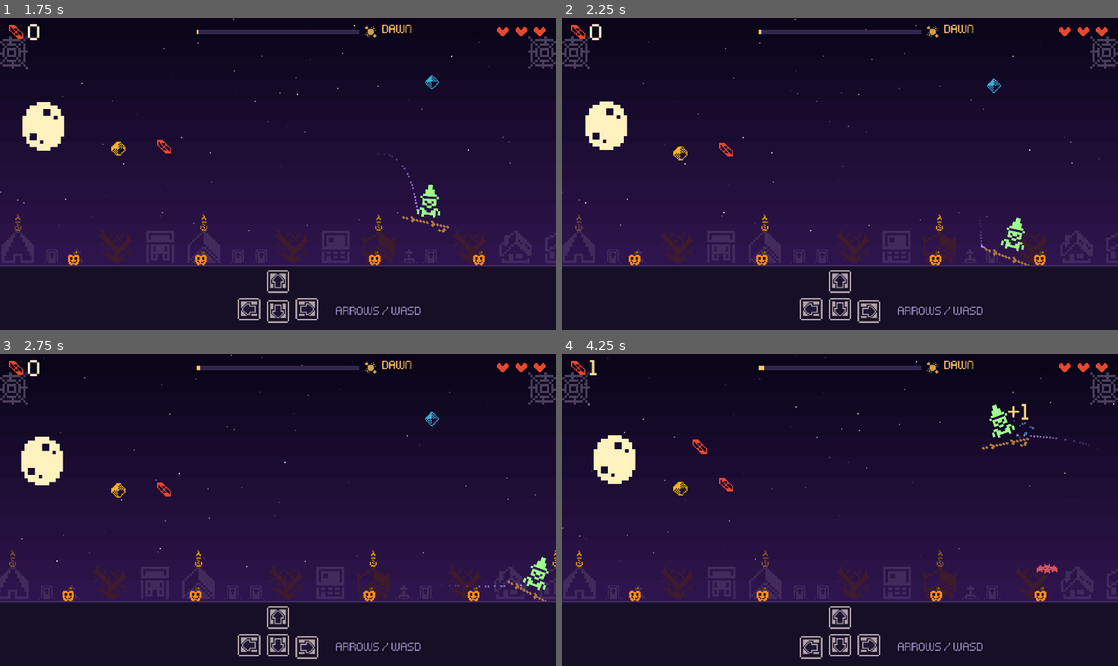
Above: before the commit, frames 1-4 (two rows, left to right).
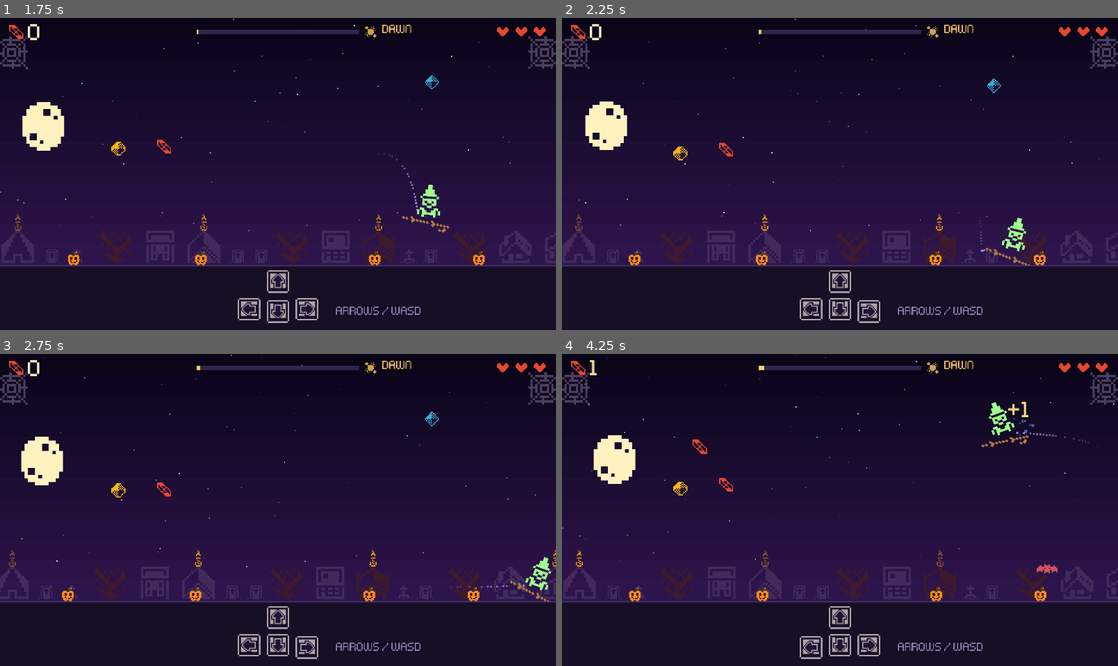
Above: after the commit, the same moments.

Repository: Harindulk/night-broom
Game: Godot game, scene res://main.tscn
Two runs of this game, one before a commit and one after it. Both use one fixed random seed, a clock stepped at 60 frames per second and the inputs below.
Inputs:
- Up to frame 1 (1.75 s): tap Enter at 0.5 s; hold Right 0.53-1.28 s; hold Down from 1.28 s (still down)
- Up to frame 2 (2.25 s): release Down at 2.03 s; hold Right from 2.03 s (still down)
- Up to frame 3 (2.75 s): keep holding Right
- Up to frame 4 (4.25 s): release Right at 2.78 s; hold Up 2.78-3.53 s; hold Left from 3.53 s (still down)

Frame 1 is identical in both runs. In frame 2, 0.2% of the frame differs, in the area x 2-87%, y 7-80%; in frame 3, 0.4%; in frame 4, 0.6%, in the area x 3-95%, y 12-80%.

Commit message:
Judge fixes: music ducks on haunt, HAUNTED! by the witch with a short freeze, 7 s calm after the first pumpkin, walls stop velocity, haunted caps pulse when a pumpkin spawns, no ghost flicker, single dim tween

Diff:
--- a/main.gd
+++ b/main.gd
@@ -424,6 +424,7 @@
 	pumpkin_timer = 4.0
 	first_haunt_done = false
 	first_pumpkin_done = false
+	if _dim_tw: _dim_tw.kill()
 	dim_play.color.a = 0.0
 	for a in ambient:
 		a.node.queue_free()
@@ -447,6 +448,7 @@
 	lbl_end_title.label_settings.font_size = 32 if did_win else 24
 	lbl_end_score.text = "candy %d     best %d" % [candy, best]
 	end_box.visible = true
+	if _dim_tw: _dim_tw.kill()
 	dim_play.color.a = 0.0
 	if did_win:
 		play("dawn")
@@ -537,8 +539,10 @@
 		vel += input.normalized() * 950.0 * dt
 	vel = vel.limit_length(150.0)
 	witch.position += vel * dt
-	witch.position.x = clamp(witch.position.x, 10, W - 10)
-	witch.position.y = clamp(witch.position.y, PLAY_TOP, PLAY_BOTTOM)
+	var clamped := witch.position.clamp(Vector2(10, PLAY_TOP), Vector2(W - 10, PLAY_BOTTOM))
+	if clamped.x != witch.position.x: vel.x = 0.0
+	if clamped.y != witch.position.y: vel.y = 0.0
+	witch.position = clamped
 	witch.rotation = lerp(witch.rotation, vel.x / 150.0 * 0.35, 10 * dt)
 	witch_body.position.y = -3 + sin(t * 6.0) * 0.8
 	witch_body.flip_h = vel.x < -5 if abs(vel.x) > 5 else witch_body.flip_h
@@ -680,6 +684,11 @@
 				ptr.z_index = 4
 				ptr.scale = Vector2(1.6, 1.6)
 			pumpkins.append({"node": s, "life": 12.0 if first else 9.0, "ptr": ptr, "tag": tag, "toff": toff})
+			for k in 4:  # tie the pumpkin to the keys it frees
+				if key_caps[k].haunt > 0:
+					var ct := create_tween()
+					ct.tween_property(key_caps[k].cap, "scale", Vector2(1.6, 1.6), 0.1)
+					ct.tween_property(key_caps[k].cap, "scale", Vector2.ONE, 0.3).set_trans(Tween.TRANS_BACK).set_ease(Tween.EASE_OUT)
 	for p in pumpkins.duplicate():
 		p.life -= dt
 		p.node.rotation = sin(t * 5) * 0.15
@@ -713,6 +722,7 @@
 			for k in 4:
 				if key_caps[k].haunt > 0:
 					_unhaunt(k, true)
+			haunt_timer = maxf(haunt_timer, 7.0 if t < 30.0 else 4.0)
 			p.node.queue_free()
 			_refresh_hud()
 		elif p.life <= 0:
@@ -766,7 +776,7 @@
 	var d1 := 1.1 if first else 0.55
 	var d2 := 0.8 if first else 0.5
 	if first:
-		create_tween().tween_property(dim_play, "color:a", 0.5, 0.5)
+		_dim(0.5, 0.5, 0.0)
 		create_tween().tween_method(func(_v: float):
 			if is_instance_valid(g):
 				particles.append({"p": g.position + Vector2(randf_range(-6, 6), randf_range(-6, 6)), "v": Vector2(0, 15), "life": 0.6, "max": 0.6, "c": C_GHOST, "s": 2.0}),
@@ -808,23 +818,36 @@
 	tw2.tween_property(kc.cap, "scale", Vector2(1.9, 1.9), 0.12).set_ease(Tween.EASE_OUT)
 	tw2.tween_property(kc.cap, "scale", Vector2.ONE, 0.35).set_trans(Tween.TRANS_ELASTIC).set_ease(Tween.EASE_OUT)
 	play("glitch", 0.8)
+	var duck := create_tween().set_ignore_time_scale(true)
+	duck.tween_property(music, "volume_db", -13.0, 0.08)
+	duck.tween_property(music, "volume_db", -5.0, 0.6).set_delay(1.5)
 	burst(KEY_POS[k], C_HAUNT, 14, 70)
 	var hl := label("HAUNTED!", 16, C_HAUNT.lightened(0.3), hud)
-	hl.position = KEY_POS[k] + Vector2(-34, -64 if k == 0 else -88)  # bottom edge ~185, clear of the village (182-214)
+	hl.position = Vector2(clampf(witch.position.x - 34, 4, W - 76), clampf(witch.position.y - 44, 22, PLAY_BOTTOM - 40))
 	var tw3 := create_tween()
 	tw3.tween_property(hl, "position:y", hl.position.y - 10, 1.2).set_ease(Tween.EASE_OUT)
 	tw3.parallel().tween_property(hl, "modulate:a", 0.0, 0.5).set_delay(0.8)
 	tw3.tween_callback(hl.queue_free)
 	shake = minf(shake + 0.45, 1.0)
 	flash(C_HAUNT * Color(1, 1, 1, 0.2), 0.3)
+	if first_haunt_done:
+		hitstop(0.06)
 	kc.ghost.scale = Vector2(1.5, 0.6)
-	create_tween().tween_property(kc.ghost, "scale", Vector2.ONE, 0.35).set_trans(Tween.TRANS_ELASTIC).set_ease(Tween.EASE_OUT)
+	create_tween().tween_property(kc.ghost, "scale", Vector2.ONE, 0.35).set_trans(Tween.TRANS_BACK).set_ease(Tween.EASE_OUT)
 	if not first_haunt_done:
 		first_haunt_done = true
 		pumpkin_timer = 1.5
 		hitstop(1.4, 0.25)  # teach: slow time the first time a key gets possessed
-		create_tween().set_ignore_time_scale(true).tween_property(dim_play, "color:a", 0.0, 0.6).set_delay(2.2)
+		_dim(0.0, 0.6, 2.2)
 		_teach_tip(k, nd)
+
+
+var _dim_tw: Tween
+func _dim(a: float, dur: float, delay: float) -> void:
+	if _dim_tw:
+		_dim_tw.kill()
+	_dim_tw = create_tween().set_ignore_time_scale(true)
+	_dim_tw.tween_property(dim_play, "color:a", a, dur).set_delay(delay)
 
 
 func _teach_tip(k: int, nd: int) -> void:
